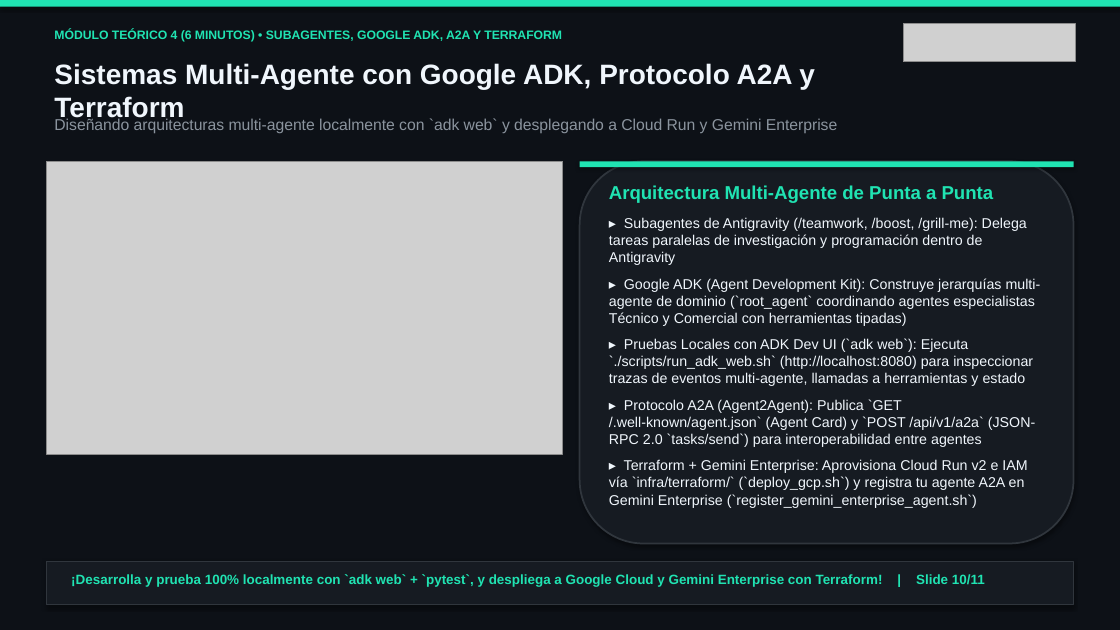
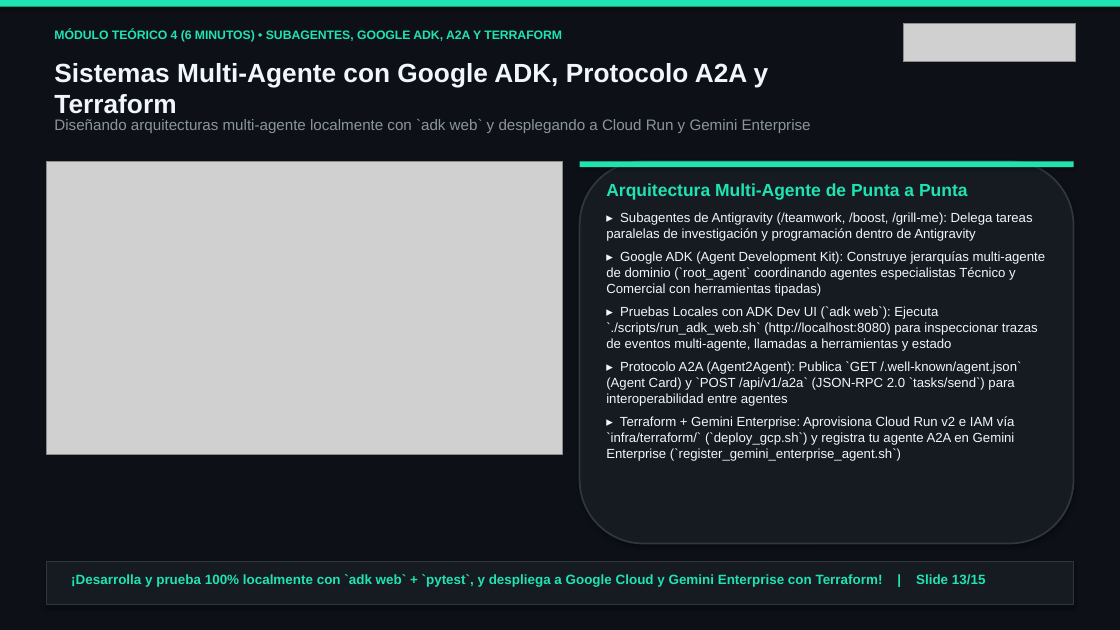
Before and after one commit to tryolabs/antigravity-workshop-retail, a slide deck: slide 13 of slides/antigravity_retail_workshop_es.pptx (slide 10 before the commit). Drawn at 1120x630 pixels with LibreOffice and Linux fonts; fonts in the diff are those of the drawing; grey boxes stand for pictures. Boxes give left, top, right and bottom in pixels: in the first picture for what was removed or moved away, otherwise in the second. Text is boxed around its words. In the diff, an @@ line names an element or a change of style, - is before the commit and + after.

```diff
--- a/slides/antigravity_retail_workshop_es.pptx
+++ b/slides/antigravity_retail_workshop_es.pptx
@@ text "Sistemas Multi-Agente con Google ADK, ..." at [54,63,769,114]: size 24 to 22.5 pt @@
@@ text "Diseñando arquitecturas multi-agente localmente con ..." at [54,119,811,133]: size 13.5 to 13 pt @@
@@ text "Arquitectura Multi-Agente de Punta a ..." at [606,183,1045,461]: size 16 to 15 pt in "Arquitectura Multi-Agente de Punta a Punta"; size 12.2 to 11.3 pt; less space between paragraphs @@
@@ text at [71,574,986,587]: text changed @@
-¡Desarrolla y prueba 100% localmente con `adk web` + `pytest`, y despliega a Google Cloud y Gemini Enterprise con Terraform! | Slide 10/11
+¡Desarrolla y prueba 100% localmente con `adk web` + `pytest`, y despliega a Google Cloud y Gemini Enterprise con Terraform! | Slide 13/15
```
Also in this commit, not shown: 10 other slides changed, 4 slides added, 35 other files.
